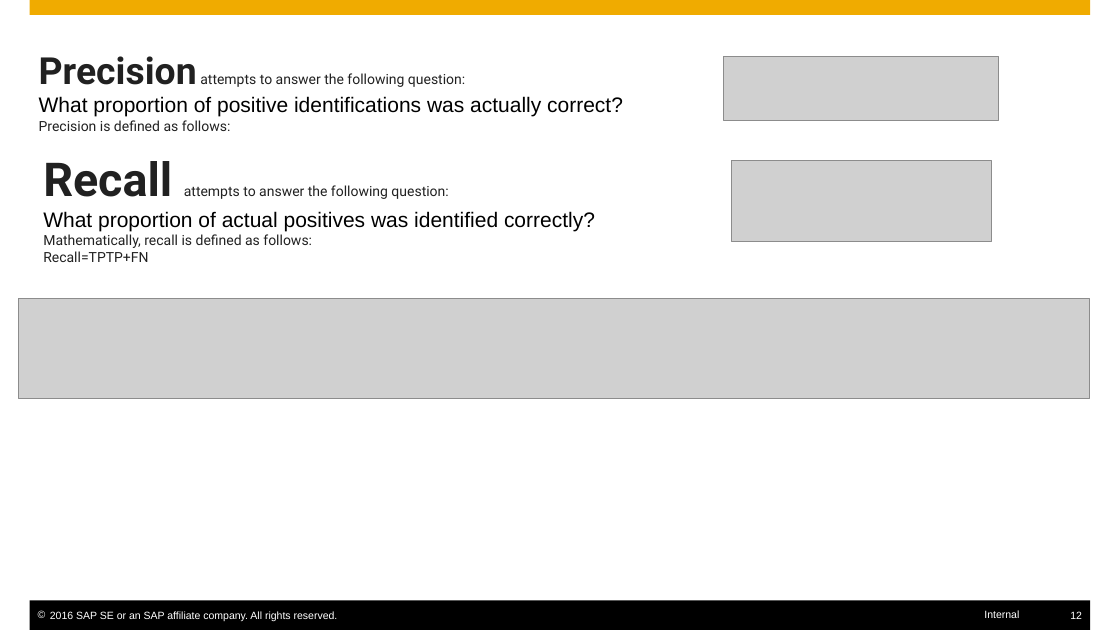
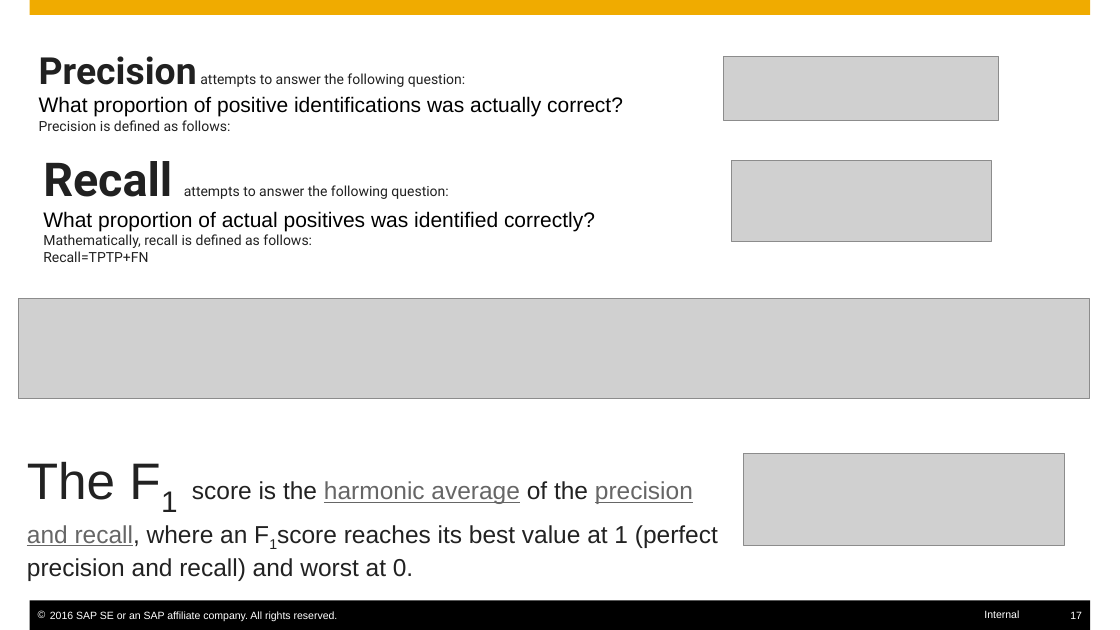
Before and after one commit to SherwinVarghese/Machine-Learning-TechknowSchool, a slide deck: slide 17 of modules/4. ML Algorithms/2. Classification/Classification_LR_DT.pptx (slide 12 before the commit). Drawn at 1120x630 pixels with LibreOffice and Linux fonts; fonts in the diff are those of the drawing; grey boxes stand for pictures. Boxes give left, top, right and bottom in pixels: in the first picture for what was removed or moved away, otherwise in the second. Text is boxed around its words. In the diff, an @@ line names an element or a change of style, - is before the commit and + after.

```diff
--- a/modules/4. ML Algorithms/2. Classification/Classification_LR_DT.pptx
+++ b/modules/4. ML Algorithms/2. Classification/Classification_LR_DT.pptx
@@ text added at (27,461,718,581), 21 pt, text #222222 @@
+The F1 score is the harmonic average of the precision and recall, where an F1score reaches its best value at 1 (perfect precision and recall) and worst at 0.
@@ picture added at (743,453,1064,545) @@
@@ page number at (1070,611,1082,619): text changed @@
-12
+17
```
Also in this commit, not shown: 2 other slides changed, 11 slides added.
